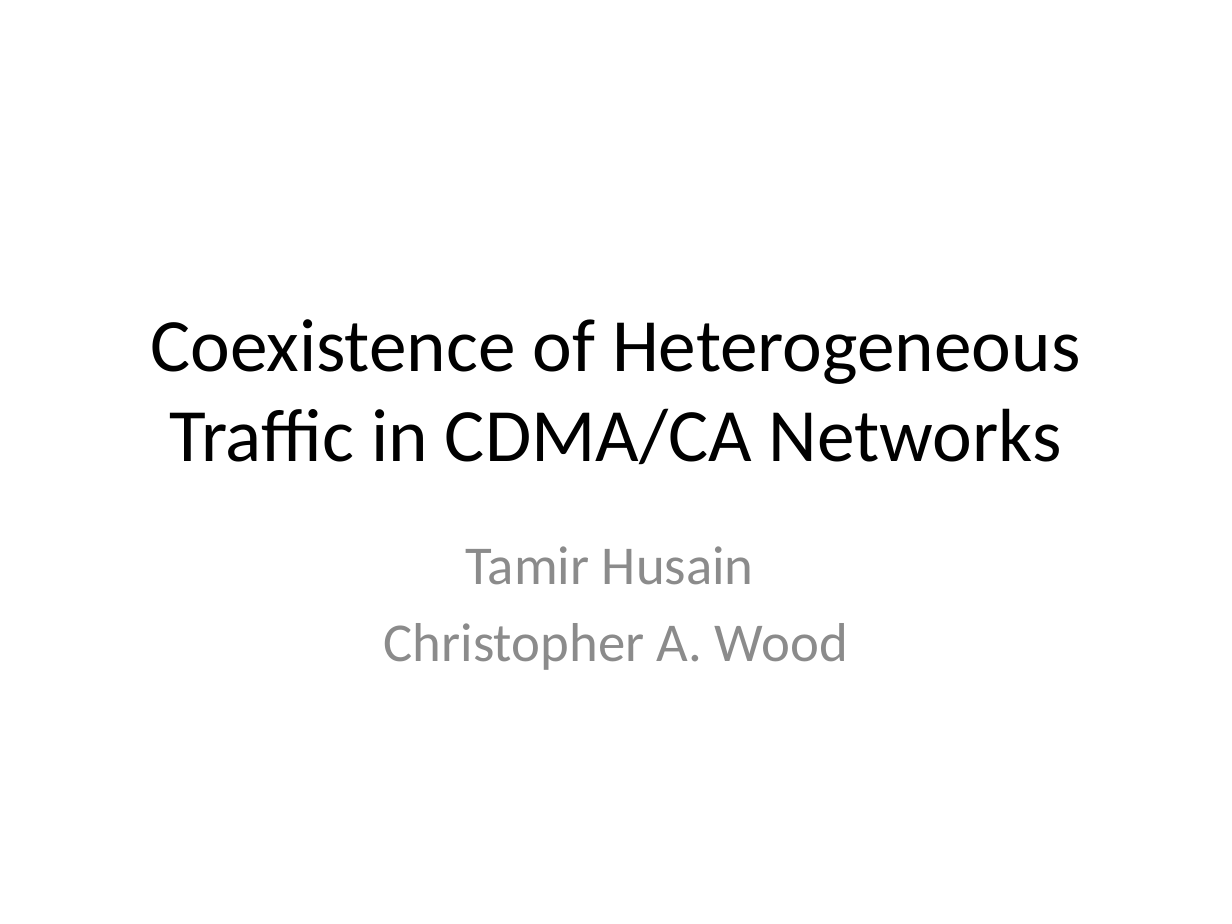
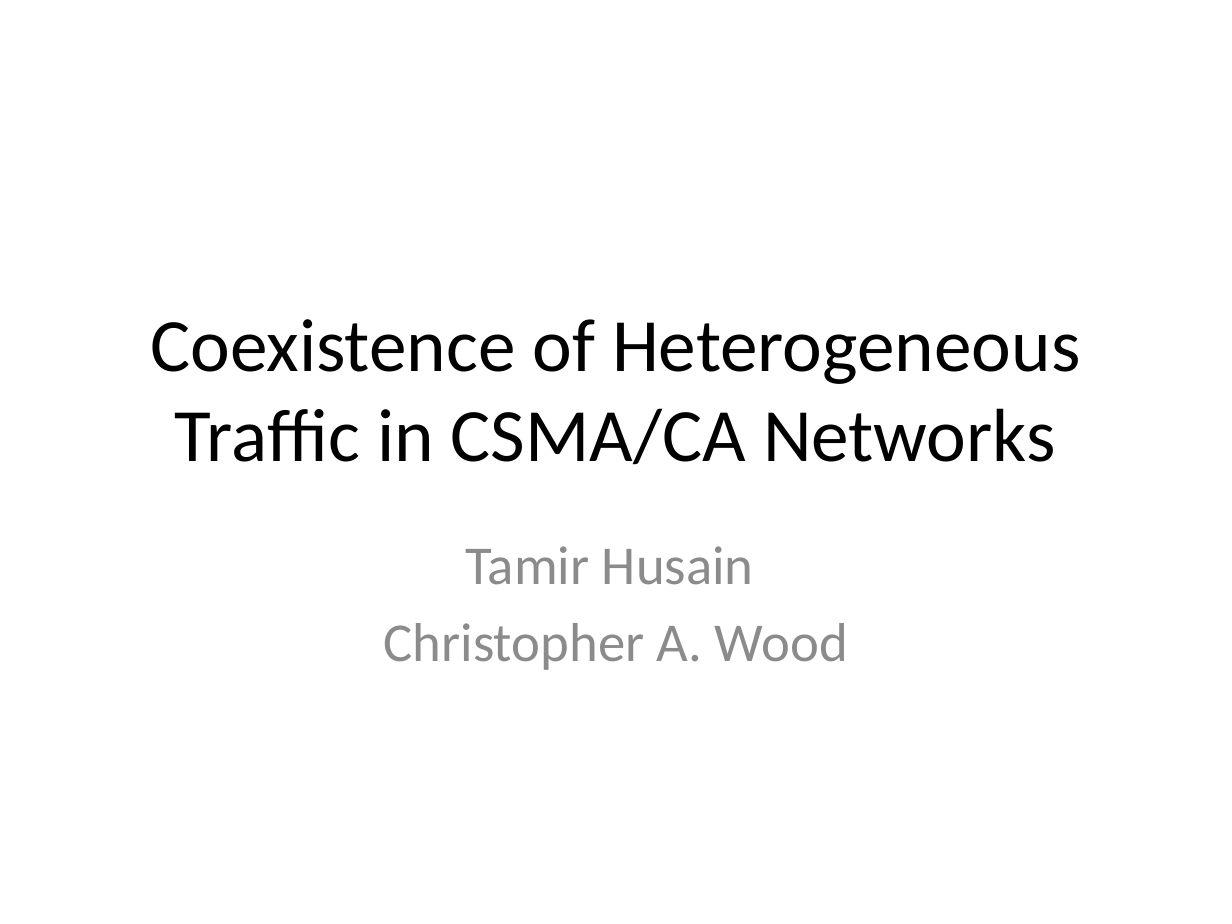
Before and after one commit to tamirh-uci/HeteroTrafficModels, a slide deck: slide 1 of presentation/slides.pptx. Drawn at 1232x924 pixels with LibreOffice and Linux fonts; fonts in the diff are those of the drawing. Boxes give left, top, right and bottom in pixels: in the first picture for what was removed or moved away, otherwise in the second. Text is boxed around its words. In the diff, an @@ line names an element or a change of style, - is before the commit and + after.

```diff
--- a/presentation/slides.pptx
+++ b/presentation/slides.pptx
@@ title at box(150, 319, 1080, 465): text changed @@
-Coexistence of Heterogeneous Traffic in CDMA/CA Networks
+Coexistence of Heterogeneous Traffic in CSMA/CA Networks
```
Also in this commit, not shown: 6 other slides changed, 13 slides added.
